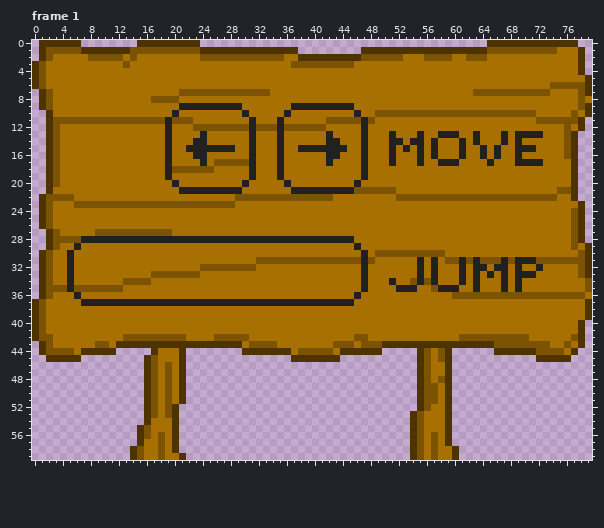
Two versions of one pixel-art file, res/sprite/graphic13.aseprite. This is how it looked before the edit.
80x60 pixels, 3 frames. Shown: frame 1. The commit also changed other frames, which this record leaves out.
The same view after the edit:
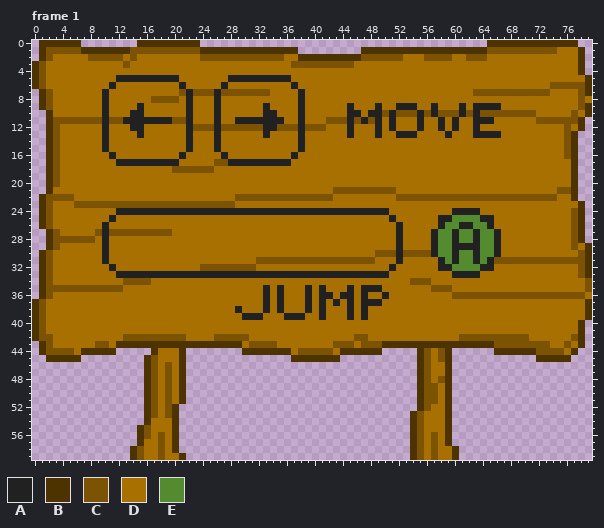
Palette (. is transparent): A #212121  B #4d3300  C #7b5302  D #a87000  E #558b2f
Change:
Changed rows in their new state; - is an unchanged pixel.
Frame 1, layers "Layer 3", "Layer 2":
first column x 5:
 5 -------AAAAAAAAA-------AAAAAAAAA------------------------------------
 6 ------A---------A-----A---------A-----------------------------------
 7 -----A-----------A---A-----------A----------------------------------
 8 -----A-----------A---A-----------A----------------------------------
 9 -----A----A-----D-DDD-DDD---A---D-DDDDDD----A--AAA--A---A-AAAA------
10 -----A---AA----D-A---A---D--AA-D-A------A--AA-A---A-A---A-A---------
11 -----A--AAAAAA---A---A--AA-AAA---A------A---A-A---A--A-A--AAA-------
12 -----A---AA---D--A---A----C-AAC--A------A-D-A-A---A--A-A--A---------
13 -----A----A---D--A-D-A----D-A-D--A---D--A-D-A-DAAAD--D-D---AAAD-DDDD
14 -----A--------D--ADD-A----D---D--A---DD---D---DD-DD-D---D-D---D-D---
15 -----A--------D---DDD-DD--D---D---DDDDDD--D---D-D-D-D---D--D-D--DDD-
16 ------A-------D-A-DD--A---D---D-A----DD---D---D---D-D---D--D-D--D---
17 -------AAAAAAA-A---D---AAA-AAA-A-----D----D---D---D--DDD----D---DDDD
18 --------------D-----------D---D-----------D-------------------------
19 --------------D-----------D---D-----------D-------------------------
20 ---------------D---------D-----D---------D--------------------------
21 ----------------DDDDDDDDD-------DDDDDDCCC---------------------------
24 -------AAAAAAAAAAAAAAAAAAAAAAAAAAAAAAAAAAAAAAA---------AAAA---------
25 ------A---------------------------------------A------AAEEEEAA-------
26 -----A-----------------------------------------A-----AEEAAEEA-------
27 -----A-----------------------------------------A----AEEAEEAEEA------
28 --CCD-DDDDDDDDDDDDDDDDDDDDDDDDDDDDDDDDDDD------A----AEEAEEAEEA------
29 -D---A-----------------------------------D-----A----AEEAAAAEEA------
30 D----A------------------------------------D----A----AEEAEEAEEA------
31 D----A------------------------------------C----A--D-DAEAEE-EA-C-CCC-
32 D-----A-----------------------------------D---A---D-DAAEEEE-ADD-D--D
33 D------AAAAAAAAAAAAAAAAAAAAAAAAAAAAAAAAAAA-AAA----D-D--A-A--D-D-DDD-
34 D-----------------------------------------D---D---C-D---D-D---D-D---
35 C---------------------------A-A---A-A---A--AA--DDD---CCD--D---D-D---
36 -D--------------------------A-A---A-AA-AADA--A----------------------
37 --DDDDDDDDDDDDDDDDDDDDDDDDDD-D-DDD-D-D-D--AAA-----------------------
38 ------------------------A---A-A---A-A---A-A-------------------------
39 -------------------------AAA---AAA--A---A-A-------------------------
